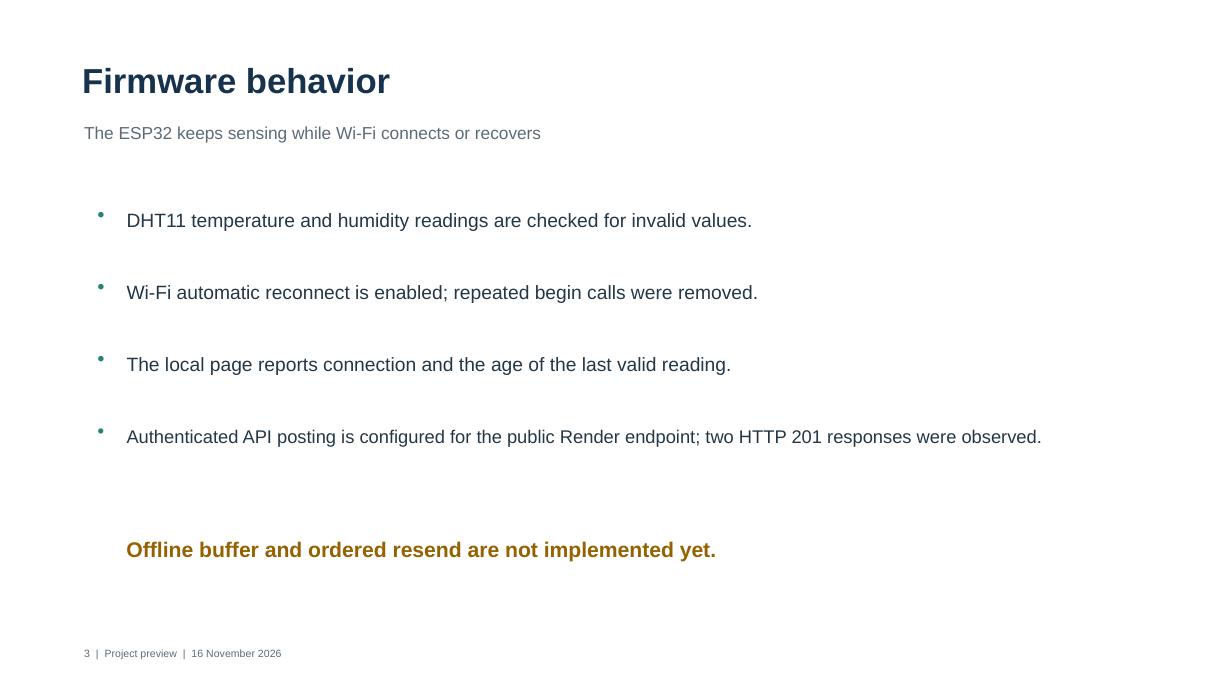
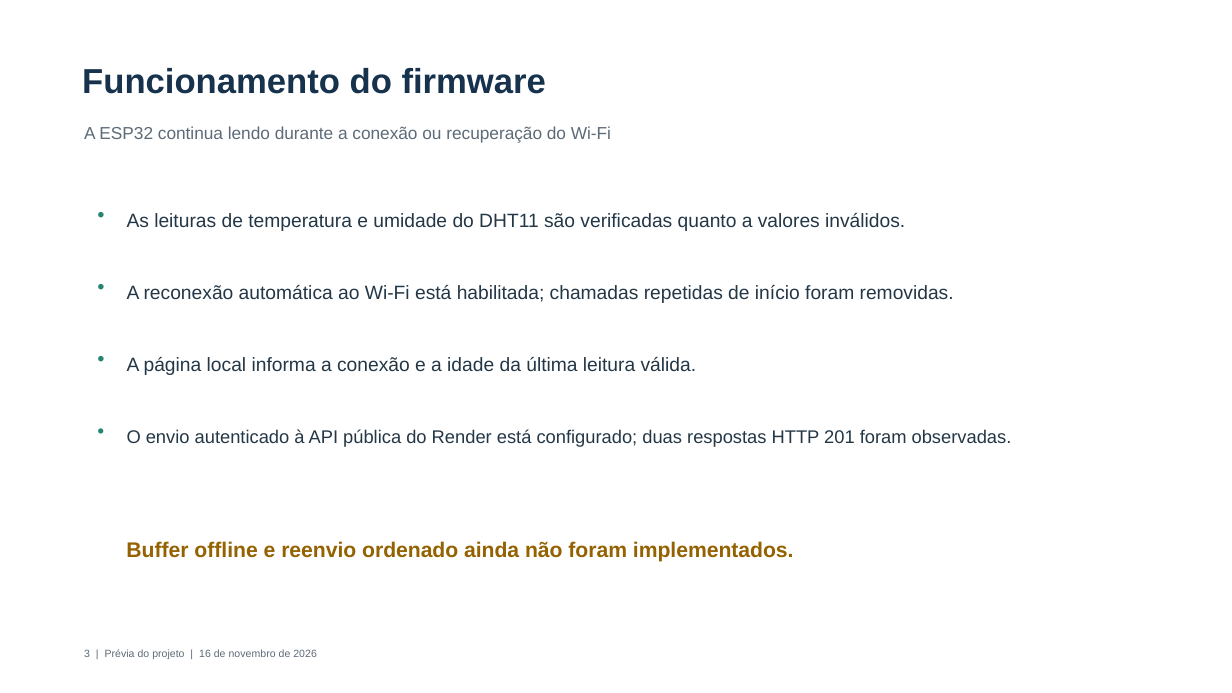
Before and after one commit to JoelsonJose/Monitoramento-de-Temperatura-e-Umidade, a slide deck: slide 3 of entregas/Apresentacao_Previa_IoT.pptx. Drawn at 1232x693 pixels with LibreOffice and Linux fonts; fonts in the diff are those of the drawing. Boxes give left, top, right and bottom in pixels: in the first picture for what was removed or moved away, otherwise in the second. Text is boxed around its words. In the diff, an @@ line names an element or a change of style, - is before the commit and + after.

```diff
--- a/entregas/Apresentacao_Previa_IoT.pptx
+++ b/entregas/Apresentacao_Previa_IoT.pptx
@@ text at (82, 68, 546, 94): text changed @@
-Firmware behavior
+Funcionamento do firmware
@@ text at (84, 126, 611, 143): text changed @@
-The ESP32 keeps sensing while Wi-Fi connects or recovers
+A ESP32 continua lendo durante a conexão ou recuperação do Wi-Fi
@@ text at (127, 213, 905, 231): text changed @@
-DHT11 temperature and humidity readings are checked for invalid values.
+As leituras de temperatura e umidade do DHT11 são verificadas quanto a valores inválidos.
@@ text at (127, 285, 954, 303): text changed @@
-Wi-Fi automatic reconnect is enabled; repeated begin calls were removed.
+A reconexão automática ao Wi-Fi está habilitada; chamadas repetidas de início foram removidas.
@@ text at (127, 357, 697, 375): text changed @@
-The local page reports connection and the age of the last valid reading.
+A página local informa a conexão e a idade da última leitura válida.
@@ text at (127, 429, 1012, 447): text changed @@
-Authenticated API posting is configured for the public Render endpoint; two HTTP 201 responses were observed.
+O envio autenticado à API pública do Render está configurado; duas respostas HTTP 201 foram observadas.
@@ text at (126, 541, 794, 562): text changed @@
-Offline buffer and ordered resend are not implemented yet.
+Buffer offline e reenvio ordenado ainda não foram implementados.
@@ text at (84, 649, 317, 659): text changed @@
-3 | Project preview | 16 November 2026
+3 | Prévia do projeto | 16 de novembro de 2026
```
Also in this commit, not shown: 3 other slides changed, 2 slides added, 2 slides removed, 11 other files.
